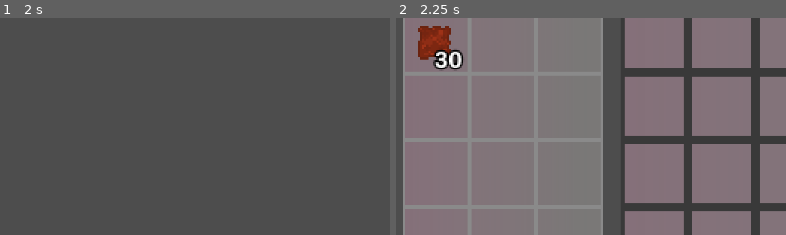
Above: before the commit, frames 1-2 (left to right).
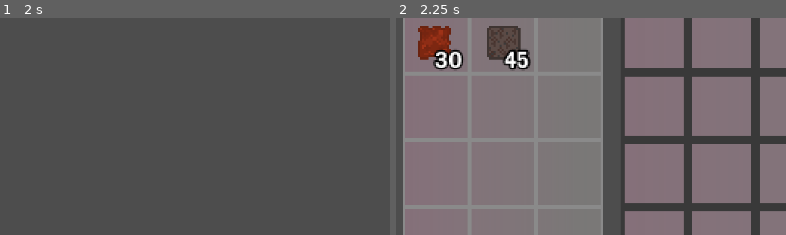
Above: after the commit, the same moments.

Repository: CasuFrost/GridBlocks4
Game: Godot game, scene res://Inventory/inventory.tscn
Two runs of this game, one before a commit and one after it. Both use one fixed random seed, a clock stepped at 60 frames per second and the inputs below. This scene is started directly instead of the project's main scene. The engine's default icon, where the game draws it, is replaced by a stand-in: a white triangle on a blue panel in a dark square.
Inputs (mouse positions are % of the whole screen's width and height, from its top left):
- Up to frame 1 (2 s): tap Enter at 0.5 s; move the mouse to (74, 46) at 0.52 s; hold Right mouse button (lClick) 0.53-1.28 s; hold D (move_right) from 0.53 s (still down); tap Space (jump) at 0.77, 1.25, 1.52 s; move the mouse to (31, 56) at 1.27 s; click (31, 56) at 1.35 s
- Up to frame 2 (2.25 s): tap Enter at 2 s; move the mouse to (61, 28) at 2.02 s; release D (move_right) at 2.03 s; hold A (move_left) from 2.03 s (still down); tap Tab (tab) at 2.1 s
The pictures show only the part of the screen within x 1-51%, y 18-68%; the shares and areas given below are measured in that part.

Frame 1 is identical in both runs. In frame 2, 1.7% of the frame differs, in the area x 23-35%, y 3-25%.
Error in both runs: Invalid access to property or key 'rotation' on a base object of type 'null instance'. (res://Inventory/tool.gd:28)

Commit message:
Blocks Inventary

Diff:
--- /dev/null
+++ b/Blocks/mars_block.tscn
@@ -0,0 +1,12 @@
+[gd_scene load_steps=3 format=3 uid="uid://bsem0iaesy8kc"]
+
+[ext_resource type="Script" path="res://Inventory/block.gd" id="1_atyum"]
+[ext_resource type="Texture2D" uid="uid://b1jxck0jkthku" path="res://Sprites/Blocks/MarsRockIcon.png" id="2_lb1j5"]
+
+[node name="MarsBlock" type="Node2D"]
+script = ExtResource("1_atyum")
+objectName = "Mars Rock"
+availableBlocks = 45
+icon = ExtResource("2_lb1j5")
+blockId = 6
+InventoryIndex = 3
--- a/Blocks/mars_dirt.tscn
+++ b/Blocks/mars_dirt.tscn
@@ -5,6 +5,7 @@
 
 [node name="MarsDirt" type="Node2D"]
 script = ExtResource("1_g7khx")
+objectName = "Mars dirt"
 icon = ExtResource("2_j3mv3")
 blockId = 5
 InventoryIndex = 2
--- a/BlocksDict.gd
+++ b/BlocksDict.gd
@@ -2,8 +2,9 @@
 extends Node
 
 var blocDict = {
-	"NiceBricks": 3,
-	"MarsDirt": 5
+	"Nice Bricks": 3,
+	"Mars Dirt": 5,
+	"Mars Rock": 6
 }
 
 func _ready():
--- a/Inventory/inventory.tscn
+++ b/Inventory/inventory.tscn
@@ -19,6 +19,7 @@
 [ext_resource type="PackedScene" uid="uid://d3hk6344nt74l" path="res://Blocks/nice_brick.tscn" id="17_d485e"]
 [ext_resource type="Script" path="res://Inventory/block.gd" id="18_53rda"]
 [ext_resource type="PackedScene" uid="uid://bfpfuot2wk4lt" path="res://Blocks/mars_dirt.tscn" id="19_dtesv"]
+[ext_resource type="PackedScene" uid="uid://bsem0iaesy8kc" path="res://Blocks/mars_block.tscn" id="20_nq2jh"]
 
 [sub_resource type="Gradient" id="Gradient_0io4t"]
 offsets = PackedFloat32Array(0, 0.926966)
@@ -785,3 +786,5 @@
 
 [node name="MarsDirt" parent="Blocks" instance=ExtResource("19_dtesv")]
 availableBlocks = 30
+
+[node name="MarsBlock" parent="Blocks" instance=ExtResource("20_nq2jh")]
Not shown: 1 places in Inventory/inventory.tscn that only renumber resources
Binary file added: Sprites/Blocks/MarsRockIcon.png
Not shown, added: Sprites/Blocks/MarsRockIcon.png.import
Not shown, changed: savegame.txt
